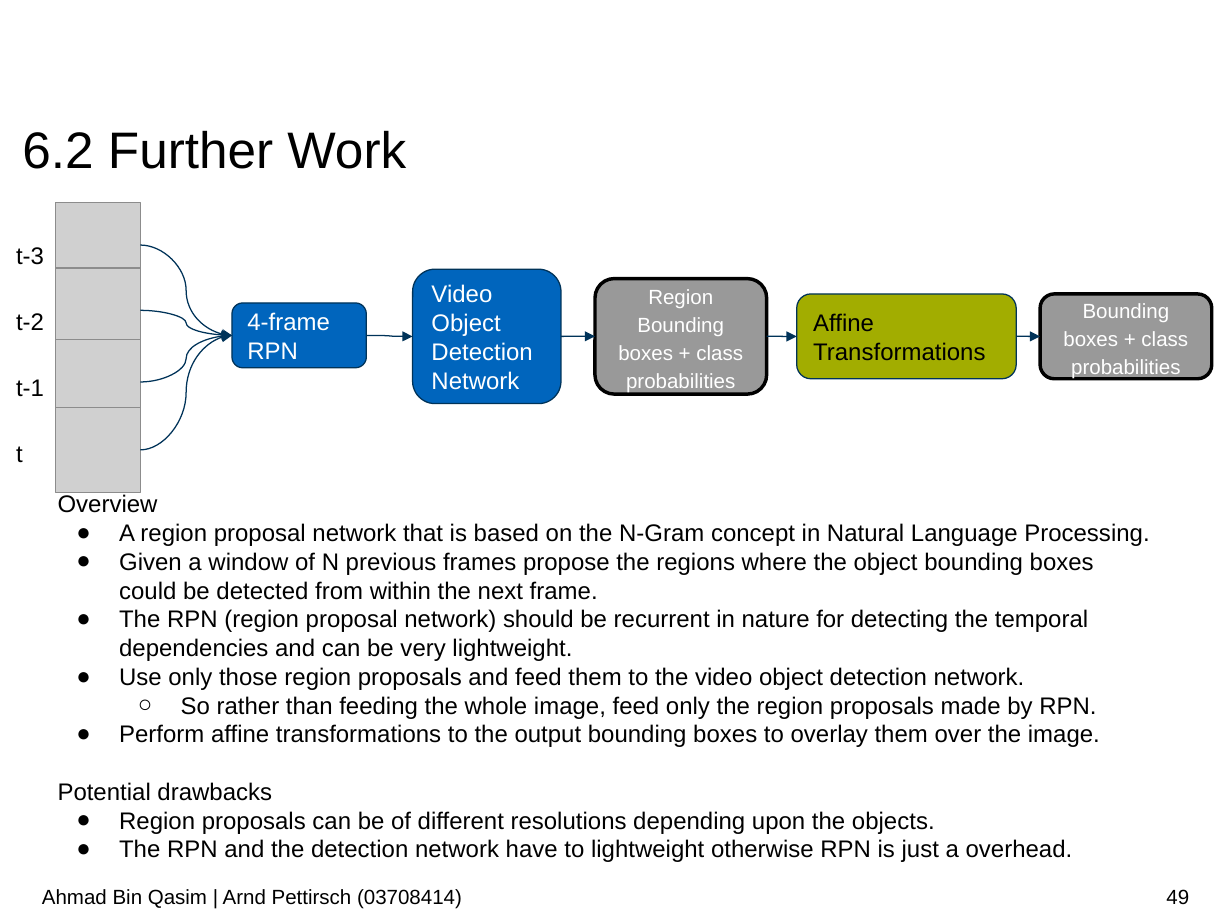
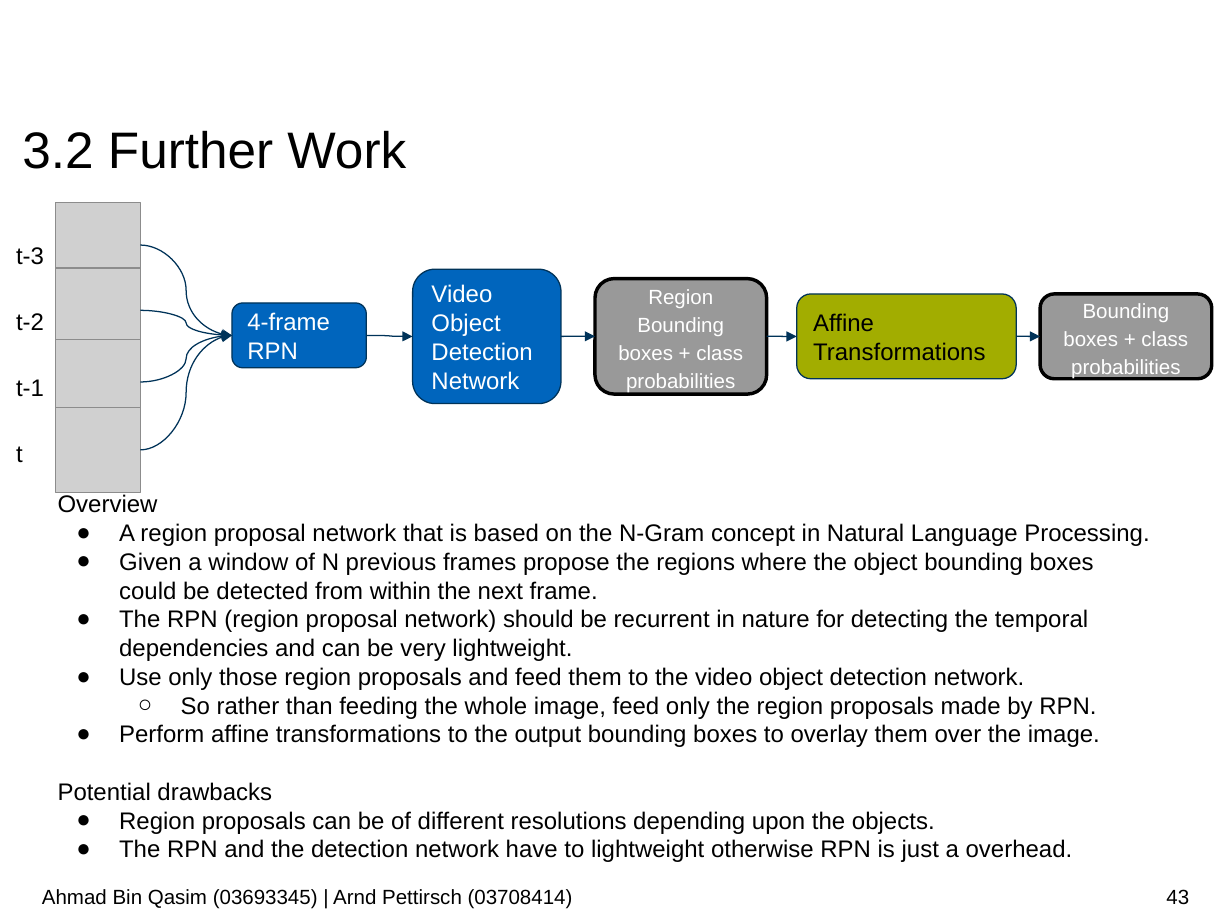
Before and after one commit to AhmadQasim/rnn-for-object-detection, a slide deck: slide 43 of Presentation/Recurrent_Neural_Networks_for_Object_Detection_Bin_Qasim_Pettirsch.pptx (slide 49 before the commit). Drawn at 1232x924 pixels with LibreOffice and Linux fonts; fonts in the diff are those of the drawing; grey boxes stand for pictures; background and template pictures are left out. Boxes give left, top, right and bottom in pixels: in the first picture for what was removed or moved away, otherwise in the second. Text is boxed around its words. In the diff, an @@ line names an element or a change of style, - is before the commit and + after.

```diff
--- a/Presentation/Recurrent_Neural_Networks_for_Object_Detection_Bin_Qasim_Pettirsch.pptx
+++ b/Presentation/Recurrent_Neural_Networks_for_Object_Detection_Bin_Qasim_Pettirsch.pptx
@@ title at [22, 130, 406, 169]: text changed @@
-6.2 Further Work
+3.2 Further Work
@@ text at [42, 889, 573, 909]: text changed @@
-Ahmad Bin Qasim | Arnd Pettirsch (03708414)
+Ahmad Bin Qasim (03693345) | Arnd Pettirsch (03708414)
@@ page number at [1166, 889, 1189, 905]: text changed @@
-49
+43
```
Also in this commit, not shown: 52 other slides changed, 2 slides added, 1 other file.
